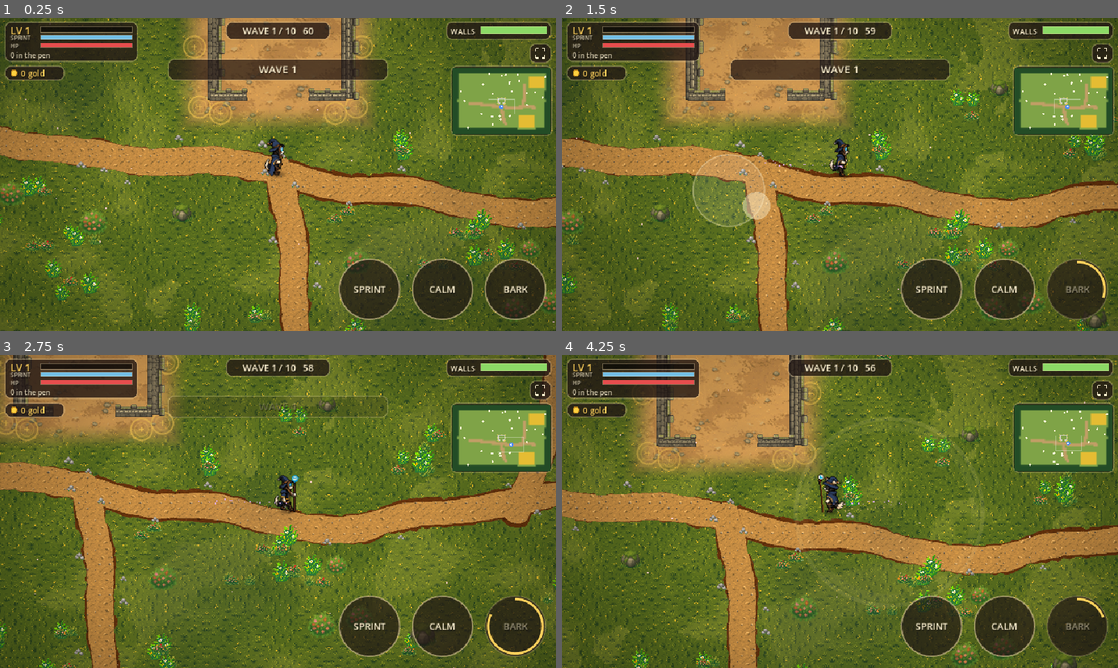
Above: before the commit, frames 1-4 (two rows, left to right).
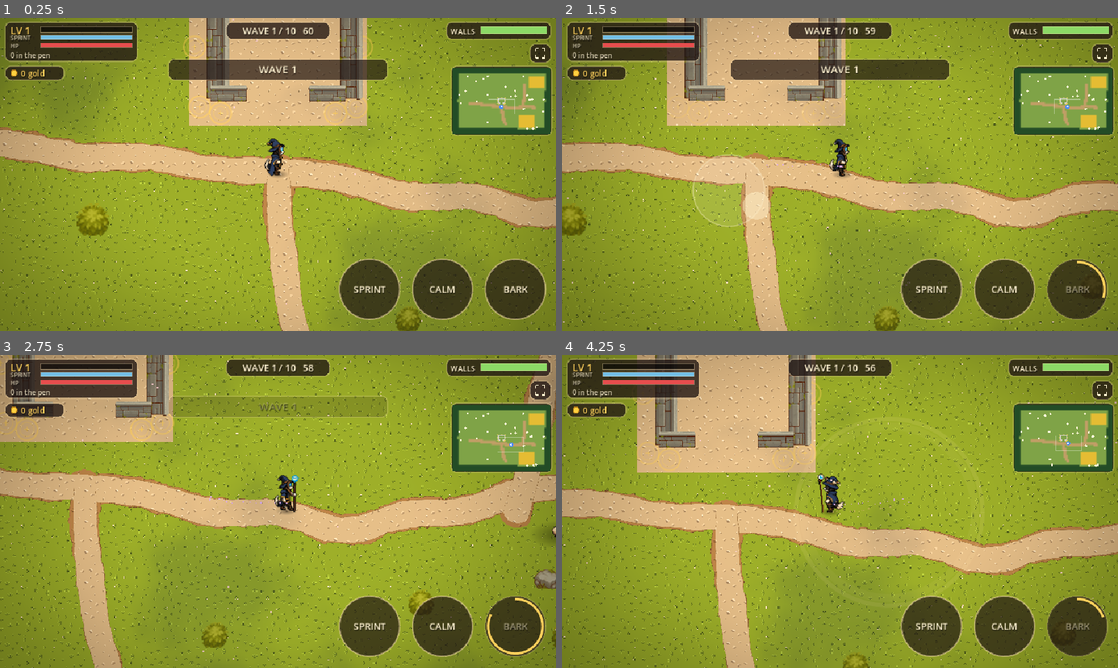
Above: after the commit, the same moments.

Repository: SavageLion/EigthArcanum
Game: Godot game, scene res://main.tscn
Same seed, same stepped clock (60 frames per second), same inputs: the game is played once before the commit and once after it.
Inputs (mouse positions are in pixels of both pictures, inside the frame that each line leads up to):
- Up to frame 1 (0.25 s): no input
- Up to frame 2 (1.5 s): tap Enter at 0.5 s; move the mouse to (962, 158) at 0.52 s; hold D 0.53-1.25 s; tap 1 at 0.6 s; click (962, 158) at 0.67 s; tap Space at 0.77 s; tap 2 at 0.8 s; drag from (728, 190) to (812, 237) at 1.27 s
- Up to frame 3 (2.75 s): move the mouse to (333, 442) at 2.02 s; hold D from 2.03 s (still down); tap 3 at 2.1 s; tap 1 at 2.3 s
- Up to frame 4 (4.25 s): release D at 2.75 s; drag from (812, 574) to (673, 464) at 2.77 s; move the mouse to (1006, 558) at 3.52 s; hold A from 3.53 s (still down); tap 2 at 3.6 s; tap Space at 3.77 s; tap 3 at 3.8 s

The runs differ from the first frame. In frame 1, 79% of the frame differs, in the area x 0-100%, y 0-100%; in frame 2, 79%; in frame 3, 81%; in frame 4, 82%.

Commit message:
Survivors: full flat clean-pixel style (default), painted via ?style=painted
Co-Authored-By: Claude Sonnet 5.5 <noreply@anthropic.com>

Diff:
--- /dev/null
+++ b/prototypes/sheepdog-survivors/art/flat/field.json
@@ -0,0 +1 @@
+{"tiles":{"uulu":[0,0],"ulul":[1,0],"lull":[2,0],"uull":[3,0],"luul":[0,1],"ulll":[1,1],"llll":[2,1],"lllu":[3,1],"uluu":[0,2],"lluu":[1,2],"llul":[2,2],"lulu":[3,2],"uuuu":[0,3],"uuul":[1,3],"ullu":[2,3],"luuu":[3,3]}}
--- a/prototypes/sheepdog-survivors/main.gd
+++ b/prototypes/sheepdog-survivors/main.gd
@@ -138,7 +138,7 @@
 		seed(search.substr(search.find("seed=") + 5).to_int())
 	else:
 		randomize()
-	style_flat = search.contains("style=flat")
+	style_flat = not search.contains("style=painted")
 	look_mode = search.substr(search.find("look=") + 5).to_int() if search.contains("look=") else 0
 	smoke = OS.get_cmdline_user_args().has("smoke")
 	if OS.has_feature("web"):
@@ -364,7 +364,7 @@
 		p.sprite = sprt
 	else:
 		p.lv += 1
-	var base: float = float(DEFS[p.kind]["sc"])
+	var base: float = float(DEFS[p.kind]["sc"]) * (1.4 if world.flat else 1.0)
 	p.sprite.scale = Vector2.ONE * base * (1.0 + 0.1 * float(p.lv - 1))
 	add_popup("BUILT!" if p.lv == 1 else "LEVEL %d!" % p.lv, p.position + Vector2(0, -40), Color(1.0, 0.9, 0.4))
 	ring(p.position, 46.0, Color(1.0, 0.85, 0.4), 0.5, 4.0)
--- a/prototypes/sheepdog-survivors/world.gd
+++ b/prototypes/sheepdog-survivors/world.gd
@@ -52,6 +52,8 @@
 var rngw := RandomNumberGenerator.new()
 
 func tex(tname: String) -> Texture2D:
+	if flat and ResourceLoader.exists("res://art/flat/" + tname + ".png"):
+		return load("res://art/flat/" + tname + ".png") as Texture2D
 	return load("res://art/" + tname + ".png") as Texture2D
 
 func generate(ysort_node: Node2D) -> void:
@@ -236,6 +238,21 @@
 		td.flip_h = (a & 2) != 0
 		td.flip_v = (a & 4) != 0
 	ts.add_source(src, 0)
+	var wheat: Dictionary = {}
+	if FileAccess.file_exists("res://art/flat/field.json"):
+		var f2 := FileAccess.open("res://art/flat/field.json", FileAccess.READ)
+		var fd: Dictionary = JSON.parse_string(f2.get_as_text())
+		var src2 := TileSetAtlasSource.new()
+		src2.texture = load("res://art/flat/field.png") as Texture2D
+		src2.texture_region_size = Vector2i(32, 32)
+		var tl: Dictionary = fd["tiles"]
+		for k in tl.keys():
+			var xy: Array = tl[k]
+			var c2 := Vector2i(int(xy[0]), int(xy[1]))
+			if src2.get_tile_at_coords(c2) == Vector2i(-1, -1):
+				src2.create_tile(c2)
+			wheat[String(k)] = c2
+		ts.add_source(src2, 1)
 	var layer := TileMapLayer.new()
 	layer.tile_set = ts
 	layer.scale = Vector2(1.5, 1.5)
@@ -244,6 +261,18 @@
 	add_child(layer)
 	for cy in GH:
 		for cx in GW:
+			var cc: Array = cell_corners(cx, cy)
+			var has_field: bool = false
+			for v in cc:
+				if int(v) == T_FIELD:
+					has_field = true
+			if has_field and not wheat.is_empty():
+				var key: String = ""
+				for v in cc:
+					key += "u" if int(v) == T_FIELD else "l"
+				if wheat.has(key):
+					layer.set_cell(Vector2i(cx, cy), 1, wheat[key])
+					continue
 			layer.set_cell(Vector2i(cx, cy), 0, ac, rngw.randi() % 8)
 
 func _tiles() -> void:
@@ -346,8 +375,8 @@
 	return out
 
 func _trees() -> void:
-	var ta: Texture2D = tex("tree_big_a") if not flat else (load("res://art/flat/tree.png") as Texture2D)
-	var tb: Texture2D = tex("tree_big_b") if not flat else ta
+	var ta: Texture2D = tex("tree_big_a")
+	var tb: Texture2D = tex("tree_big_b")
 	var rng := RandomNumberGenerator.new()
 	rng.seed = randi()
 	for cy in GH:
@@ -362,7 +391,7 @@
 				continue
 			var p := Vector2((float(cx) + 0.5) * CELL + rng.randf_range(-12.0, 12.0), (float(cy) + 0.5) * CELL + rng.randf_range(-12.0, 12.0))
 			var sc: float = rng.randf_range(1.45, 1.95)
-			_tree(ta if rng.randf() < 0.5 else tb, p, sc * (1.2 if flat else 1.0), flat)
+			_tree(ta if rng.randf() < 0.5 else tb, p, sc, flat)
 			rock_add(p, 30.0)
 
 func _blocked(p: Vector2, r: float) -> bool:
@@ -385,16 +414,16 @@
 
 func _obstacles() -> void:
 	var rk: Texture2D = tex("rock2")
-	for i in 26:
+	for i in 16:
 		var p: Vector2 = random_open_point(24.0)
 		var r: float = randf_range(16.0, 26.0)
 		rock_add(p, r)
 		var s := Sprite2D.new()
 		s.texture = rk
 		s.position = p + Vector2(0, 10)
-		var w: float = clampf(r * 1.7, 30.0, 52.0)
-		s.scale = Vector2(w / 30.0, w / 30.0)
-		s.offset = Vector2(0, -13)
+		var w: float = clampf(r * 2.4, 40.0, 70.0)
+		s.scale = Vector2.ONE * (w / float(rk.get_width()))
+		s.offset = Vector2(0, -float(rk.get_height()) * 0.5 + 3.0)
 		ysort.add_child(s)
 	var ta: Texture2D = tex("tree_big_a")
 	var tb: Texture2D = tex("tree_big_b")
@@ -402,9 +431,9 @@
 		var p2: Vector2 = random_open_point(30.0)
 		rock_add(p2, 16.0)
 		_tree(ta if randf() < 0.5 else tb, p2, 1.3, true)
-	var sh: Texture2D = tex("shrub_big") if not flat else (load("res://art/flat/bush.png") as Texture2D)
-	var bu: Texture2D = tex("bush") if not flat else sh
-	for i in 80:
+	var sh: Texture2D = tex("shrub_big")
+	var bu: Texture2D = tex("bush")
+	for i in 45:
 		var p3: Vector2 = random_open_point(16.0)
 		var big: bool = randf() < 0.6
 		var s2 := Sprite2D.new()
@@ -445,13 +474,25 @@
 	add_child(b)
 
 func _pen_visuals() -> void:
+	if flat:
+		var fl := Sprite2D.new()
+		fl.texture = load("res://art/flat/path_tex.png") as Texture2D
+		fl.region_enabled = true
+		fl.region_rect = Rect2(0, 0, (pen.size.x + 70.0) / 1.5, (pen.size.y + 60.0) / 1.5)
+		fl.scale = Vector2(1.5, 1.5)
+		fl.texture_repeat = CanvasItem.TEXTURE_REPEAT_ENABLED
+		fl.texture_filter = CanvasItem.TEXTURE_FILTER_NEAREST
+		fl.position = pen.get_center() + Vector2(0, 14)
+		fl.z_index = -150
+		add_child(fl)
 	var dirt := Sprite2D.new()
 	dirt.texture = _masked("ground/gdirt")
 	dirt.position = pen.get_center()
 	dirt.scale = Vector2(1.3, 1.1)
 	dirt.modulate = Color(1, 1, 1, 0.85)
 	dirt.z_index = -150
-	add_child(dirt)
+	if not flat:
+		add_child(dirt)
 	var fence_h: Texture2D = tex("stone_wall")
 	for w in walls:
 		var a: Vector2 = w["a"]
Not shown, added: prototypes/sheepdog-survivors/art-src/flat_compare.png.import
Binary file added: prototypes/sheepdog-survivors/art-src/flat_full.png
Binary file added: prototypes/sheepdog-survivors/art/flat/brazier.png
Not shown, added: prototypes/sheepdog-survivors/art/flat/brazier.png.import
Binary file added: prototypes/sheepdog-survivors/art/flat/field.png
Not shown, added: prototypes/sheepdog-survivors/art/flat/field.png.import
Binary file added: prototypes/sheepdog-survivors/art/flat/rock2.png
Not shown, added: prototypes/sheepdog-survivors/art/flat/rock2.png.import
Binary file added: prototypes/sheepdog-survivors/art/flat/shrub_big.png
Not shown, added: prototypes/sheepdog-survivors/art/flat/shrub_big.png.import
Binary file added: prototypes/sheepdog-survivors/art/flat/stone_wall.png
Not shown, added: prototypes/sheepdog-survivors/art/flat/stone_wall.png.import
(and 8 more such lines)
